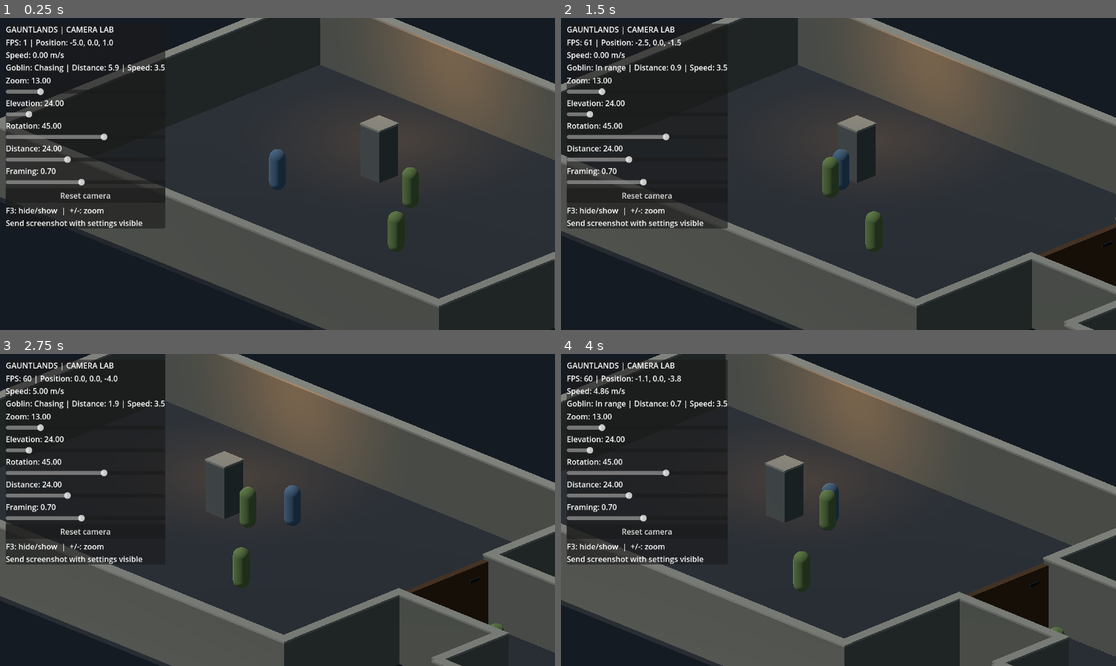
Above: before the commit, frames 1-4 (two rows, left to right).
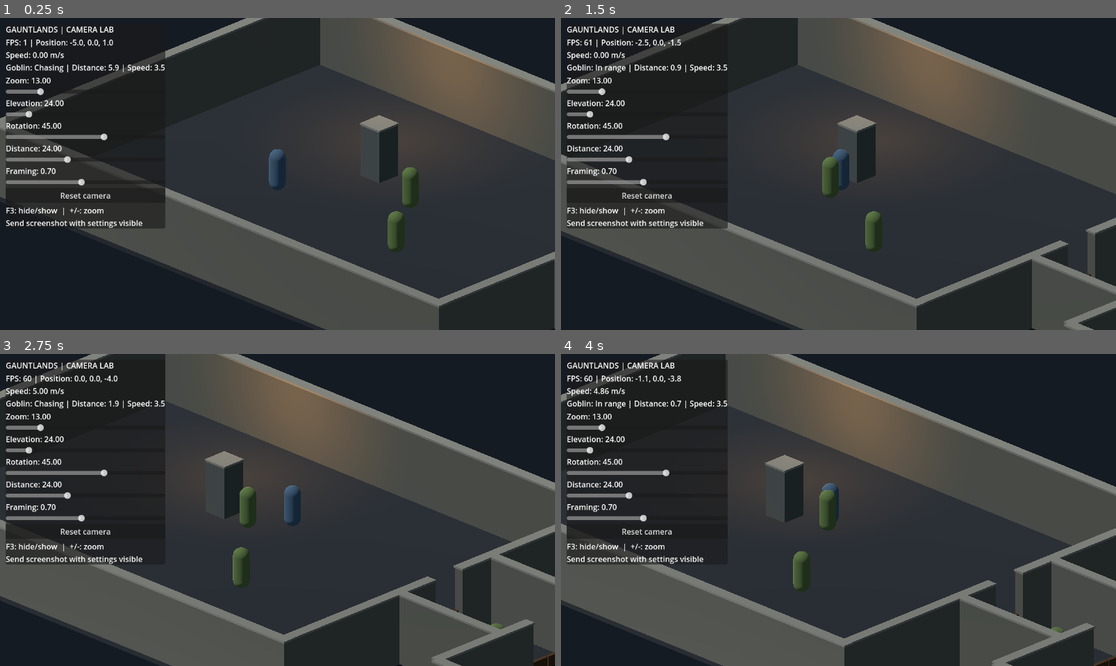
Above: after the commit, the same moments.

Repository: Jonty303/Project-Gauntlands
Game: Godot game, scene res://scenes/experiment_25d.tscn
Two runs of this game, one before a commit and one after it. Both use one fixed random seed, a clock stepped at 60 frames per second and the inputs below. This scene is started directly instead of the project's main scene.
Inputs (mouse positions are in pixels of both pictures, inside the frame that each line leads up to):
- Up to frame 1 (0.25 s): no input
- Up to frame 2 (1.5 s): tap Enter (ui_accept) at 0.5, 0.77 s; move the mouse to (960, 158) at 0.52 s; hold D (move_right) 0.53-1.25 s; hold Space (attack) 0.53-1.25 s; click (960, 158) at 0.67 s; drag from (727, 189) to (810, 236) at 1.27 s
- Up to frame 3 (2.75 s): move the mouse to (333, 441) at 2.02 s; hold D (move_right) from 2.03 s (still down); tap Q (target_previous) at 2.1 s
- Up to frame 4 (4 s): release D (move_right) at 2.75 s; drag from (810, 572) to (672, 463) at 2.77 s; move the mouse to (1005, 556) at 3.52 s; hold A (move_left) from 3.53 s (still down); hold Space (attack) from 3.53 s (still down); tap Enter (ui_accept) at 3.77 s

The runs differ from the first frame. In frame 1, less than 0.1% of the frame differs, in the area x 99-100%, y 74-76%; in frame 2, 1.6%; in frame 3, 2.2%, in the area x 71-100%, y 64-100%; in frame 4, 2.2%.

Commit message:
Install standard and double doors with approach-dependent swing and E interaction

Diff:
--- a/scripts/experiment_25d.gd
+++ b/scripts/experiment_25d.gd
@@ -5,6 +5,7 @@
 const GOBLIN_DETECTION := 12.0
 const GOBLIN_STOP := 1.15
 const DEBUG_OVERLAY = preload("res://scripts/debug_overlay_25d.gd")
+const DUNGEON_DOOR = preload("res://scripts/dungeon_door_25d.gd")
 const WALL_HEIGHT := 3.1
 const CUTAWAY_HEIGHT := 0.65
 const CUTAWAY_SPEED := 7.0
@@ -14,10 +15,7 @@
 var wall_occluders: Array[StaticBody3D] = []
 var faded_walls: Dictionary = {}
 var wall_visual_heights: Dictionary = {}
-var door: StaticBody3D
-var door_open := false
-var door_progress := 0.0
-var door_collider: CollisionShape3D
+var doors: Array[Node3D] = []
 var goblin_state := "Idle"
 var goblin_distance := 0.0
 var light_enabled := true
@@ -36,11 +34,16 @@
     _make_box("WestWall", Vector3(-13,1.55,0), Vector3(0.45,WALL_HEIGHT,19), Color("#77796f"))
     for z in [-6.0,6.0]:
         _make_box("EastDoorJamb", Vector3(13,1.55,z), Vector3(0.45,WALL_HEIGHT,7), Color("#77796f"))
-    _make_door()
+    for z in [-1.65, 1.65]:
+        _make_box("NarrowDoorFrame", Vector3(13,1.55,z), Vector3(0.45,WALL_HEIGHT,1.7), Color("#77796f"))
+    _place_door("MainDoor", Vector3(13,0,0), 1.5, false)
     for z in [-2.7,2.7]:
         _make_box("CorridorWall", Vector3(16,1.55,z), Vector3(6.2,WALL_HEIGHT,0.4), Color("#77796f"))
     for z in [-4.5,4.5]:
         _make_box("SecondDoorJamb", Vector3(19,1.55,z), Vector3(0.45,WALL_HEIGHT,4), Color("#77796f"))
+    for z in [-2.0, 2.0]:
+        _make_box("DoubleDoorFrame", Vector3(19,1.55,z), Vector3(0.45,WALL_HEIGHT,2.0), Color("#77796f"))
+    _place_door("HallDoubleDoor", Vector3(19,0,0), 3.0, true)
     _make_box("SecondNorth", Vector3(24.5,1.55,-6.5), Vector3(11,WALL_HEIGHT,0.45), Color("#77796f"))
     _make_box("SecondSouth", Vector3(24.5,1.55,6.5), Vector3(11,WALL_HEIGHT,0.45), Color("#77796f"))
     _make_box("SecondEast", Vector3(30,1.55,0), Vector3(0.45,WALL_HEIGHT,13), Color("#77796f"))
@@ -97,60 +100,29 @@
     _update_goblin()
     _update_wall_visibility()
     _animate_cutaway_walls(delta)
-    _animate_door(delta)
 
 func _unhandled_key_input(event: InputEvent) -> void:
     if event is InputEventKey and event.pressed and not event.echo and event.keycode == KEY_E:
-        if hero.global_position.distance_to(door.global_position) <= 3.4:
-            door_open = not door_open
-
-func _make_door() -> void:
-    # Hinged wooden door fills the main room's eastern doorway.
-    var hinge := Node3D.new()
-    hinge.name = "DoorHinge"
-    hinge.position = Vector3(13.0, 0.0, -2.4)
-    add_child(hinge)
-    door = StaticBody3D.new()
-    door.name = "OakDoor"
-    door.position = Vector3(0.0, 1.5, 2.4)
-    hinge.add_child(door)
-    var slab := MeshInstance3D.new()
-    slab.name = "DoorSlab"
-    var slab_mesh := BoxMesh.new()
-    slab_mesh.size = Vector3(0.32, 3.0, 4.8)
-    slab.mesh = slab_mesh
-    var wood := StandardMaterial3D.new()
-    wood.albedo_color = Color("#59402a")
-    slab.material_override = wood
-    door.add_child(slab)
-    door_collider = CollisionShape3D.new()
-    var solid := BoxShape3D.new()
-    solid.size = slab_mesh.size
-    door_collider.shape = solid
-    door.add_child(door_collider)
-    for offset in [-1.55, 1.55]:
-        var strap := MeshInstance3D.new()
-        var strap_mesh := BoxMesh.new()
-        strap_mesh.size = Vector3(0.4, 0.14, 0.55)
-        strap.mesh = strap_mesh
-        strap.position = Vector3(0, 0.9, offset)
-        var iron := StandardMaterial3D.new()
-        iron.albedo_color = Color("#292d31")
-        strap.material_override = iron
-        door.add_child(strap)
-    var handle := MeshInstance3D.new()
-    var knob := SphereMesh.new()
-    knob.radius = 0.13
-    knob.height = 0.26
-    handle.mesh = knob
-    handle.position = Vector3(-0.23, 0.0, 1.75)
-    door.add_child(handle)
-
-func _animate_door(delta: float) -> void:
-    door_progress = move_toward(door_progress, 1.0 if door_open else 0.0, delta * 1.8)
-    door.get_parent().rotation.y = door_progress * PI * 0.5
-    # Disable the door collider once sufficiently open; leave the frame solid.
-    door_collider.disabled = door_progress > 0.85
+        var closest: Node3D = null
+        var closest_distance := 2.5
+        for candidate in doors:
+            var distance := hero.global_position.distance_to(candidate.global_position)
+            if distance < closest_distance:
+                closest_distance = distance
+                closest = candidate
+        if closest != null:
+            closest.call("interact", hero)
+
+func _place_door(label: String, location: Vector3, width: float, paired: bool) -> void:
+    var instance := Node3D.new()
+    instance.name = label
+    instance.set_script(DUNGEON_DOOR)
+    instance.set("opening_width", width)
+    instance.set("double_door", paired)
+    instance.position = location
+    instance.rotation.y = PI * 0.5
+    add_child(instance)
+    doors.append(instance)
 
 func _update_goblin() -> void:
     if goblins.is_empty():
